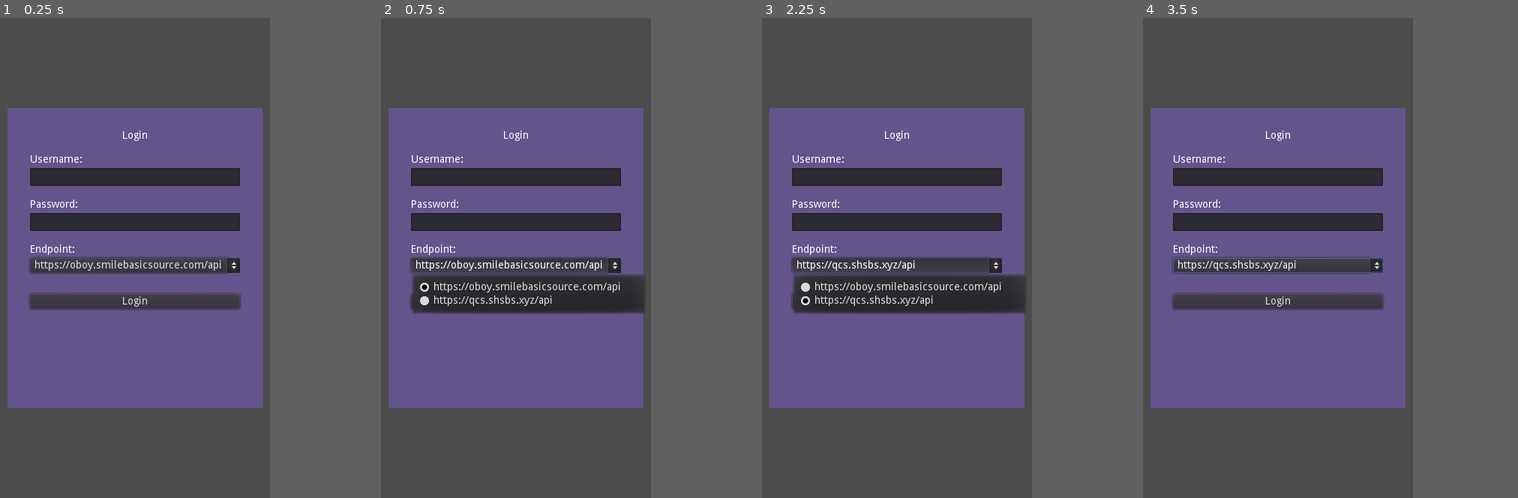
Above: before the commit, frames 1-4 (left to right).
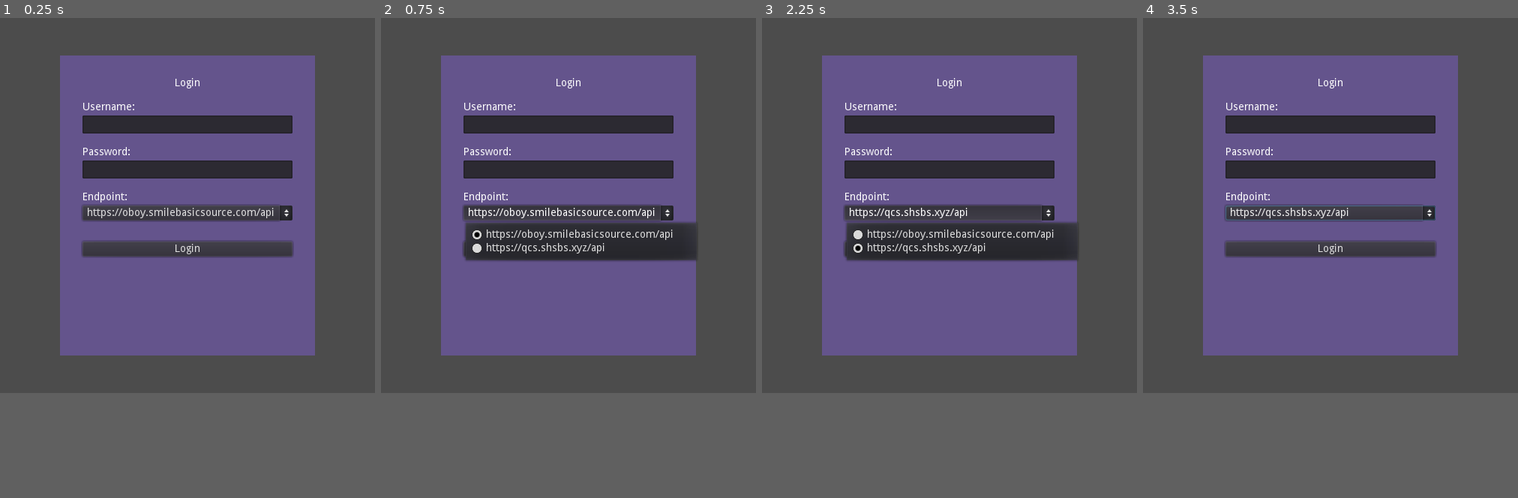
Above: after the commit, the same moments.

Repository: randomouscrap98/qcsfe
Game: Godot game, scene res://Main.tscn
The game is run twice, just before and just after one commit, with the same random seed, the same clock (stepped at 60 frames per second) and the same inputs.
Inputs:
- Up to frame 1 (0.25 s): no input
- Up to frame 2 (0.75 s): click "https://oboy.smilebasicsource…" at 0.5 s
- Up to frame 3 (2.25 s): click "Login" at 1.25 s; click "https://qcs.shsbs.xyz/api" at 2 s
- Up to frame 4 (3.5 s): click "https://qcs.shsbs.xyz/api" at 2.75 s
In our replay, the window is 360x640 before the commit and 500x500 after it. These sizes can differ from the game's own. Grey fills any space a smaller window leaves; there, only what the larger window draws over its background counts as a difference.

The runs differ from the first frame. In frame 1, 40% of the frame differs, in the area x 2-84%, y 7-82%; in frame 2, 43%; in frame 3, 43%; in frame 4, 39%.

Commit message:
Trying notifications

Diff:
--- a/Tools/Login.gd
+++ b/Tools/Login.gd
@@ -39,6 +39,7 @@
 		SetError("ERROR %d: %s" % [response_code, bodstring])
 	else:
 		print("Response code: %d, body: %s" % [response_code, bodstring])
+		OSUtilities.SendNotification("You logged in", bodstring)
 
 
 # Called every frame. 'delta' is the elapsed time since the previous frame.
--- /dev/null
+++ b/Utilities/OSUtilities.gd
@@ -0,0 +1,32 @@
+extends Node
+
+
+# Declare member variables here. Examples:
+# var a = 2
+# var b = "text"
+
+const PSNOTIF = "[void] [System.Reflection.Assembly]::LoadWithPartialName('System.Windows.Forms'); $objNotifyIcon=New-Object System.Windows.Forms.NotifyIcon; $objNotifyIcon.BalloonTipText='%s'; $objNotifyIcon.Icon=[system.drawing.systemicons]::%s; $objNotifyIcon.BalloonTipTitle='%s'; $objNotifyIcon.BalloonTipIcon='None'; $objNotifyIcon.Visible=$True; $objNotifyIcon.ShowBalloonTip(5000);"
+
+
+# Called when the node enters the scene tree for the first time.
+func _ready():
+	pass # Replace with function body.
+
+func CleanInput(text: String):
+	return text.replace("'", "''").replace("\\", "\\\\")
+
+func SendNotification(title: String, text: String):
+	var osname = OS.get_name()
+	match osname:
+		"Windows":
+			var cleanTitle  = CleanInput(title)
+			var cleanText = CleanInput(text)
+			var output = []
+			var result = OS.execute("PowerShell.exe", ["-Command", PSNOTIF % [cleanText, "Information", cleanTitle]], true, output) #  -windowstyle hidden {. .\notification.ps1 }")
+			print("Result: %d", result)
+			print(output)
+		_:
+			print("NO NOTIFICATION HANDLER FOR " + osname)
+# Called every frame. 'delta' is the elapsed time since the previous frame.
+#func _process(delta):
+#	pass
--- a/project.godot
+++ b/project.godot
@@ -17,11 +17,12 @@
 [autoload]
 
 ApiUtilities="*res://Utilities/ApiUtilities.gd"
+OSUtilities="*res://Utilities/OSUtilities.gd"
 
 [display]
 
-window/size/width=360
-window/size/height=640
+window/size/width=500
+window/size/height=500
 
 [physics]
 
Not shown, added: notifbat.bat
Not shown, added: notification.ps1
